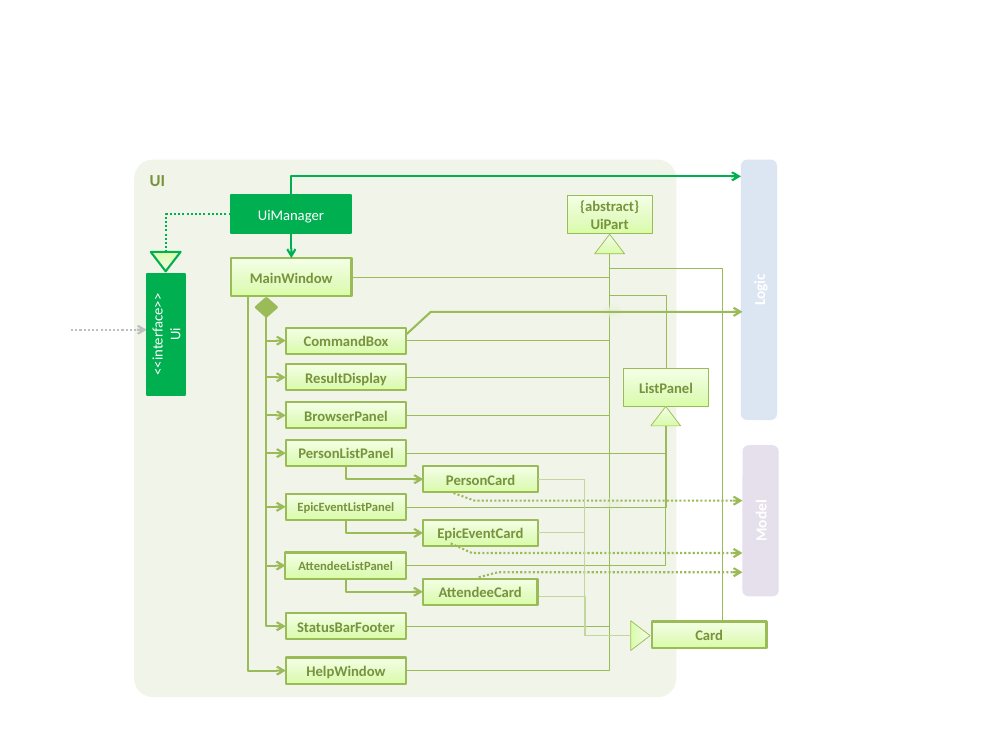
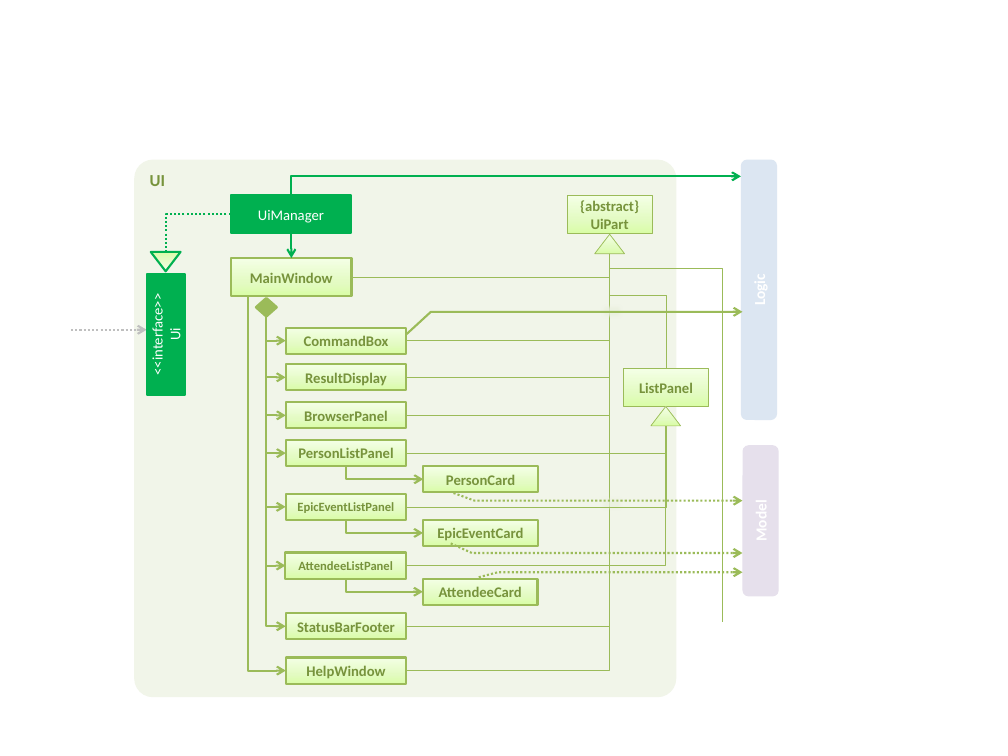
Before and after one commit to raynoldng/addressbook-level4, a slide deck: slide 1 of docs/diagrams/UiComponentClassDiagram.pptx. Drawn at 1008x756 pixels with LibreOffice and Linux fonts; fonts in the diff are those of the drawing. Boxes give left, top, right and bottom in pixels: in the first picture for what was removed or moved away, otherwise in the second. Text is boxed around its words. In the diff, an @@ line names an element or a change of style, - is before the commit and + after.

```diff
--- a/docs/diagrams/UiComponentClassDiagram.pptx
+++ b/docs/diagrams/UiComponentClassDiagram.pptx
@@ elbow line removed from (538, 479) to (631, 636) @@
@@ elbow line removed from (538, 533) to (631, 636) @@
@@ elbow line removed from (539, 597) to (631, 636) @@
@@ triangle removed at [632,620,651,651] @@
@@ rectangle removed at [652,622,767,648] @@
-Card
```
Also in this commit, not shown: 1 other file.
